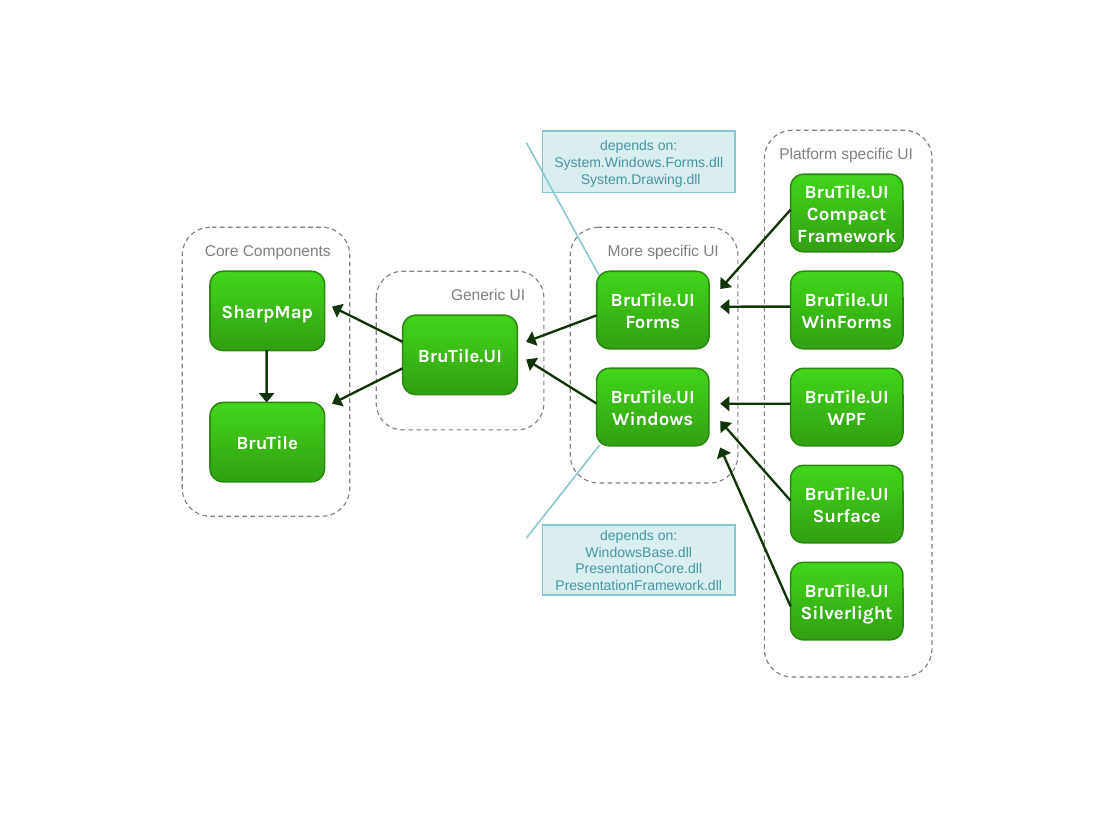
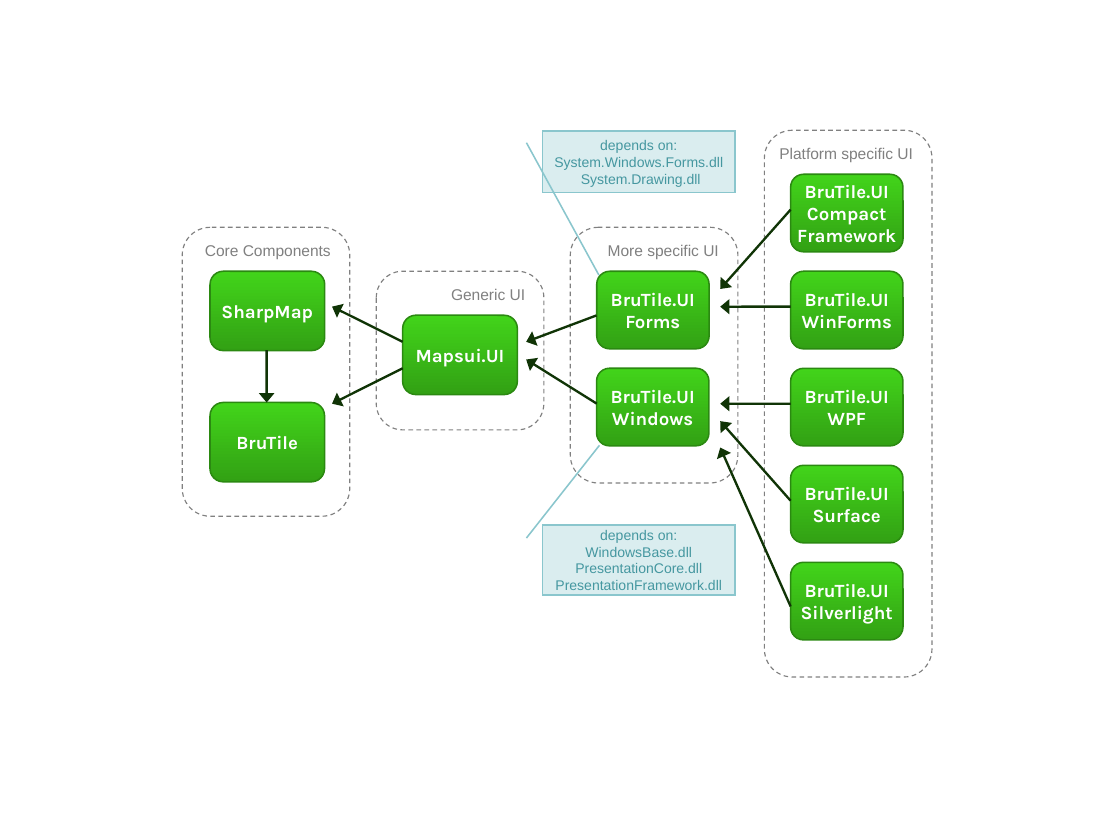
Before and after one commit to Mapsui/Mapsui, a slide deck: slide 1 of Docs/BruTile assemblies.ppt. Drawn at 1120x840 pixels with LibreOffice and Linux fonts; fonts in the diff are those of the drawing. Boxes give left, top, right and bottom in pixels: in the first picture for what was removed or moved away, otherwise in the second. Text is boxed around its words. In the diff, an @@ line names an element or a change of style, - is before the commit and + after.

```diff
--- a/Docs/BruTile assemblies.ppt
+++ b/Docs/BruTile assemblies.ppt
@@ text in rounded rectangle at box(416, 348, 505, 367): text changed @@
-BruTile.UI
+Mapsui.UI
```
Also in this commit, not shown: 1 other slide changed, 1 slide added.
